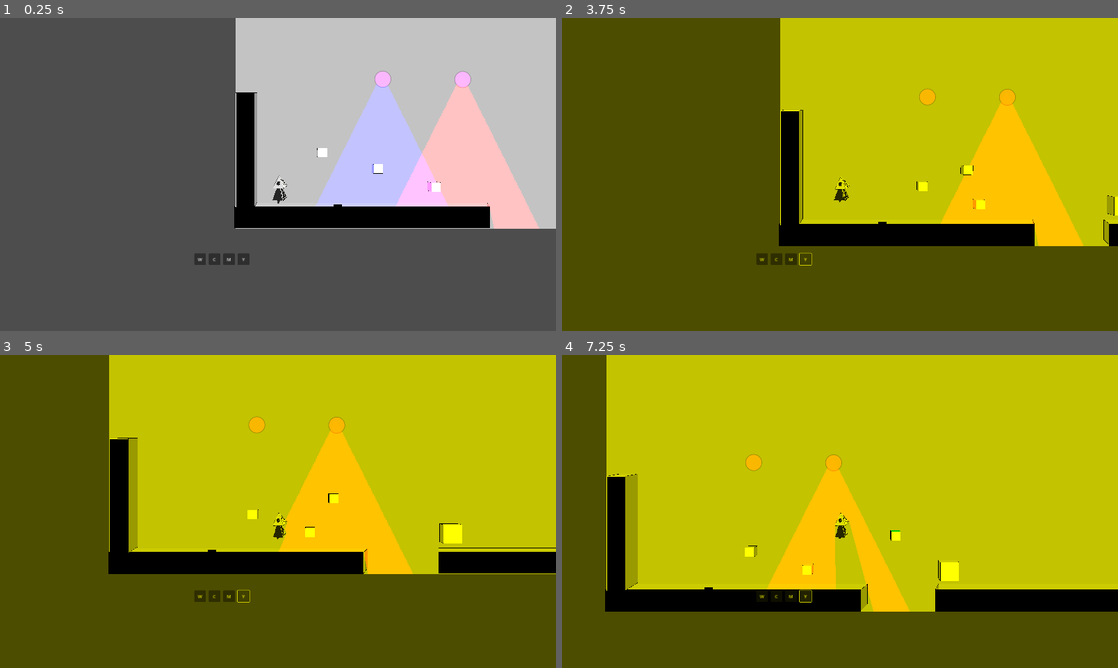
Above: before the commit, frames 1-4 (two rows, left to right).
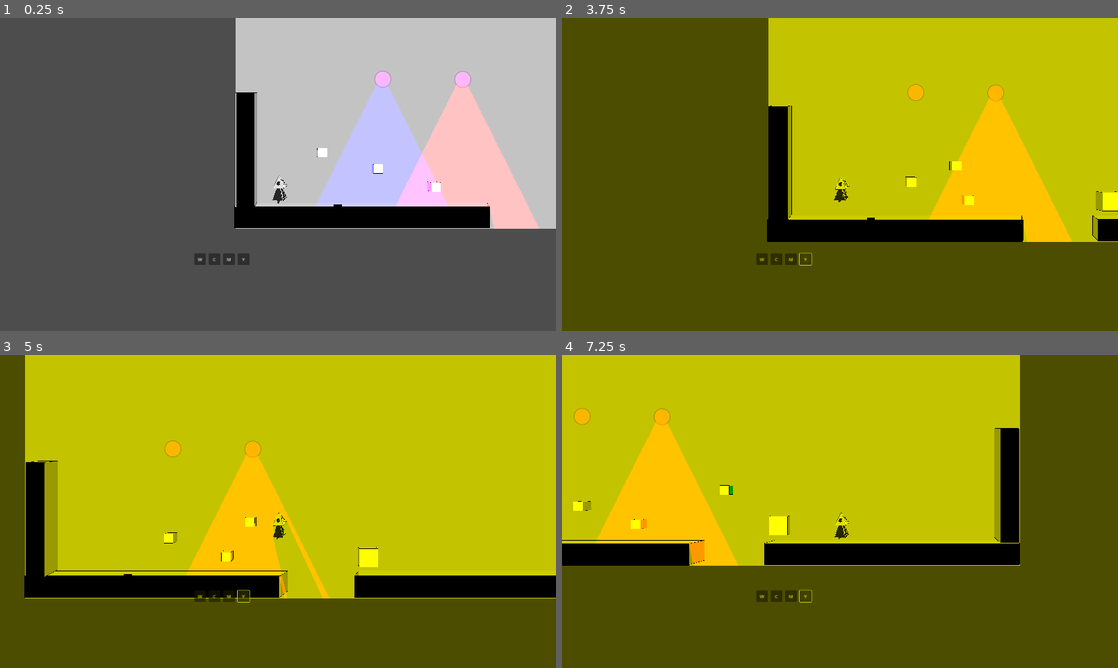
Above: after the commit, the same moments.

Repository: tlalexandre/color-platformer
Game: Godot game, scene res://scenes/game/game.tscn
The game is run twice, just before and just after one commit, with the same random seed, the same clock (stepped at 60 frames per second) and the same inputs.
Inputs:
- Up to frame 1 (0.25 s): no input
- Up to frame 2 (3.75 s): click "W" at 0.5 s; click "C" at 1.25 s; click "M" at 2 s; click "Y" at 2.75 s; tap Enter at 3.5 s; hold D (right) from 3.53 s (still down); tap Space (jump) at 3.6 s
- Up to frame 3 (5 s): keep holding D (right); tap Space (jump) at 3.77, 4.07, 4.52, 4.55, 4.82 s; tap 2 (CyanFilter) at 4.35 s
- Up to frame 4 (7.25 s): release D (right) at 5.03 s; hold A (left) 5.03-5.78 s; hold 3 (MagentaFilter) 5.03-5.78 s; tap Space (jump) at 5.3, 6.02, 6.05, 6.32, 6.77, 6.8, 7.07 s; hold D (right) from 5.78 s (still down); tap 1 (NoFilter) at 5.85 s; hold 4 (YellowFilter) from 6.53 s (still down)

The runs differ from the first frame. In frame 1, less than 0.1% of the frame differs, in the area x 50-51%, y 56-58%; in frame 2, 6.9%; in frame 3, 34%; in frame 4, 45%, in the area x 0-100%, y 0-82%.

Commit message:
Added walljump, coyote time, and jump buffering

Diff:
--- a/scenes/levels/first_level.tscn
+++ b/scenes/levels/first_level.tscn
@@ -9,6 +9,7 @@
 [ext_resource type="PackedScene" uid="uid://cgmyehvgrryyb" path="res://scenes/lights/red_light.tscn" id="4_mbejc"]
 [ext_resource type="PackedScene" uid="uid://c5c3jq8pee30w" path="res://scenes/interactables/pressure_plate/pressure_plate.tscn" id="6_lvdsh"]
 [ext_resource type="PackedScene" uid="uid://c2f0aqo24ufst" path="res://scenes/filters/color_filter_control.tscn" id="9_0hael"]
+[ext_resource type="PackedScene" uid="uid://dovcvv4w4kt8v" path="res://scenes/wall/wall.tscn" id="10_l52dg"]
 
 [sub_resource type="Gradient" id="Gradient_5y5ug"]
 offsets = PackedFloat32Array(1)
@@ -40,6 +41,17 @@
 [node name="Floor5" parent="." instance=ExtResource("1_n7jgp")]
 position = Vector2(1646, 646)
 
+[node name="Floor7" parent="." instance=ExtResource("1_n7jgp")]
+position = Vector2(1383, 245)
+
+[node name="Floor8" parent="." instance=ExtResource("1_n7jgp")]
+position = Vector2(829, 235)
+scale = Vector2(0.253767, 0.797757)
+
+[node name="Floor9" parent="." instance=ExtResource("1_n7jgp")]
+position = Vector2(414, 259)
+scale = Vector2(0.253767, 0.797757)
+
 [node name="Floor6" parent="." instance=ExtResource("1_n7jgp")]
 position = Vector2(836, 646)
 
@@ -52,12 +64,12 @@
 platform_color = Color(0, 1, 0, 1)
 
 [node name="RedLight" parent="." instance=ExtResource("4_mbejc")]
-position = Vector2(256, 106)
+position = Vector2(305, 195)
 rotation = -0.699457
 light_color = Color(1, 0, 0, 1)
 
 [node name="BlueLight" parent="." instance=ExtResource("4_ainr1")]
-position = Vector2(815, 113)
+position = Vector2(738, 175)
 rotation = 0.642331
 enabled_on_start = false
 
@@ -79,3 +91,13 @@
 offset_top = 209.0
 offset_right = -258.0
 offset_bottom = 209.0
+
+[node name="Wall" parent="." instance=ExtResource("10_l52dg")]
+position = Vector2(1128, 408)
+scale = Vector2(0.67675, 0.577792)
+
+[node name="Wall2" parent="." instance=ExtResource("10_l52dg")]
+position = Vector2(1386, 573)
+
+[node name="Wall3" parent="." instance=ExtResource("10_l52dg")]
+position = Vector2(2198, 188)
--- a/scenes/player/player.gd
+++ b/scenes/player/player.gd
@@ -4,40 +4,143 @@
 @onready var animation_player: AnimationPlayer = $AnimationPlayer
 @onready var body: Node2D = $Body
 
-@export var GRAVITY: float =  700.0
-@export var speed: float = 300.0
+@export var GRAVITY: float = 700.0
+@export var speed: float = 500.0
 @export var jump_strength: float = -300.0
 @export var body_scale: float = 0.15
-# Called when the node enters the scene tree for the first time.
+
+# Wall jump parameters
+@export var wall_jump_strength: Vector2 = Vector2(250.0, -300.0)
+@export var wall_slide_speed: float = 100.0
+@export var wall_jump_time: float = 0.2  # Time before normal control returns
+
+# Coyote time parameters
+@export var coyote_time: float = 0.15  # seconds
+var coyote_timer: float = 0.0
+var was_on_floor: bool = false
+
+# Jump buffering parameters
+@export var jump_buffer_time: float = 0.1  # seconds
+var jump_buffer_timer: float = 0.0
+var buffered_jump: bool = false
+
+# Wall jump control
+var wall_jump_timer: float = 0.0
+var is_wall_jumping: bool = false
+var wall_normal: Vector2 = Vector2.ZERO
+
+# Direction the player is facing
+var facing_direction: int = 1  # 1 = right, -1 = left
+
 func _ready() -> void:
-	pass # Replace with function body.
+	pass
 
+func _physics_process(delta: float) -> void:
+	# Update timers
+	update_timers(delta)
 
-# Called every frame. 'delta' is the elapsed time since the previous frame.
-func _physics_process(delta: float) -> void:
+	# Apply gravity
 	velocity.y += delta * GRAVITY
-	handle_movement()
+
+	# Handle wall sliding
+	handle_wall_sliding()
+
+	# Handle movement
+	handle_movement(delta)
+
+	# Handle jumping (includes coyote time and jump buffering)
+	handle_jumping()
+
+	# Apply movement
+	var was_on_floor_before_move = is_on_floor()
 	move_and_slide()
 
+	# Start coyote timer if just left the floor
+	if was_on_floor_before_move and !is_on_floor():
+		coyote_timer = coyote_time
 
+	# Update animation state
+	update_animation()
 
-func handle_movement() -> void:
-	# Determine horizontal movement
-	if Input.is_action_pressed("left"):
-		velocity.x = -speed
-		body.scale.x = -body_scale
-	elif Input.is_action_pressed("right"):
-		velocity.x = speed
-		body.scale.x = body_scale
+func update_timers(delta: float) -> void:
+	# Update coyote timer
+	if coyote_timer > 0:
+		coyote_timer -= delta
+
+	# Update jump buffer timer
+	if jump_buffer_timer > 0:
+		jump_buffer_timer -= delta
+
+	# Update wall jump timer
+	if wall_jump_timer > 0:
+		wall_jump_timer -= delta
 	else:
-		velocity.x = 0
+		is_wall_jumping = false
 
-	# Handle jumping input
-	if is_on_floor() and Input.is_action_just_pressed("jump"):
+func handle_movement(delta: float) -> void:
+	var horizontal_input = Input.get_axis("left", "right")
+
+	# Store facing direction based on input
+	if horizontal_input != 0:
+		facing_direction = sign(horizontal_input)
+		body.scale.x = facing_direction * body_scale
+
+	# If wall jumping, reduce horizontal control
+	if is_wall_jumping:
+		# Apply wall jump velocity with reduced control
+		velocity.x = lerp(velocity.x, horizontal_input * speed, delta * 2.0)
+	else:
+		# Normal movement
+		velocity.x = horizontal_input * speed
+
+func handle_wall_sliding() -> void:
+	# Check if touching a wall
+	if is_on_wall() and !is_on_floor():
+		# Get the normal of the wall
+		wall_normal = get_wall_normal()
+
+		# Slow down falling when against a wall
+		if velocity.y > 0:
+			velocity.y = min(velocity.y, wall_slide_speed)
+	else:
+		wall_normal = Vector2.ZERO
+
+func handle_jumping() -> void:
+	# Check for jump input
+	if Input.is_action_just_pressed("jump"):
+		# Buffer the jump if not able to jump right now
+		jump_buffer_timer = jump_buffer_time
+		buffered_jump = true
+
+	# Regular jump (with coyote time)
+	if buffered_jump and (is_on_floor() or coyote_timer > 0):
 		velocity.y = jump_strength
+		buffered_jump = false
+		jump_buffer_timer = 0
 
-	# Determine which animation to play based on character state
-	if not is_on_floor():
+	# Wall jump
+	elif buffered_jump and is_on_wall() and !is_on_floor():
+		# Wall jump in the opposite direction of the wall
+		velocity.x = wall_normal.x * wall_jump_strength.x
+		velocity.y = wall_jump_strength.y
+
+		# Apply wall jump control restriction
+		is_wall_jumping = true
+		wall_jump_timer = wall_jump_time
+
+		buffered_jump = false
+		jump_buffer_timer = 0
+
+	# Release jump button for variable jump height
+	if Input.is_action_just_released("jump") and velocity.y < 0:
+		velocity.y *= 0.5
+
+func update_animation() -> void:
+	if is_on_wall() and !is_on_floor():
+		# Wall sliding animation
+		# Note: You'll need to create a wall_slide animation
+		animation_player.play("idle")  # Replace with wall_slide when available
+	elif not is_on_floor():
 		if velocity.y < 0:
 			# Rising/jumping
 			animation_player.play("jump")
--- a/scenes/player/player.tscn
+++ b/scenes/player/player.tscn
@@ -412,3 +412,4 @@
 libraries = {
 "": SubResource("AnimationLibrary_sjg6t")
 }
+autoplay = "idle"
Not shown: 1 places in scenes/levels/first_level.tscn that only renumber resources
